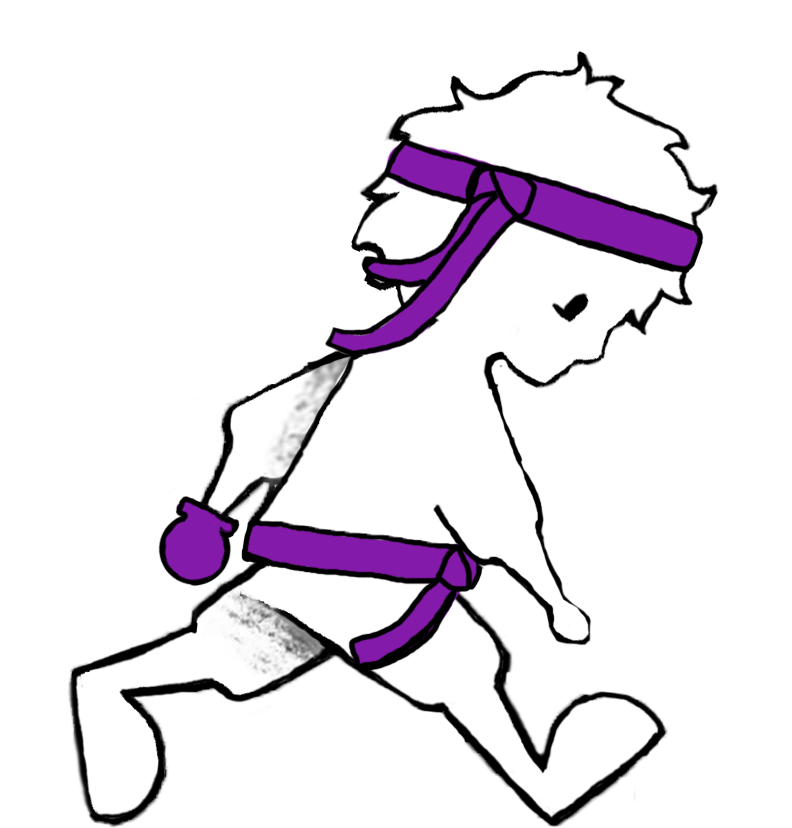
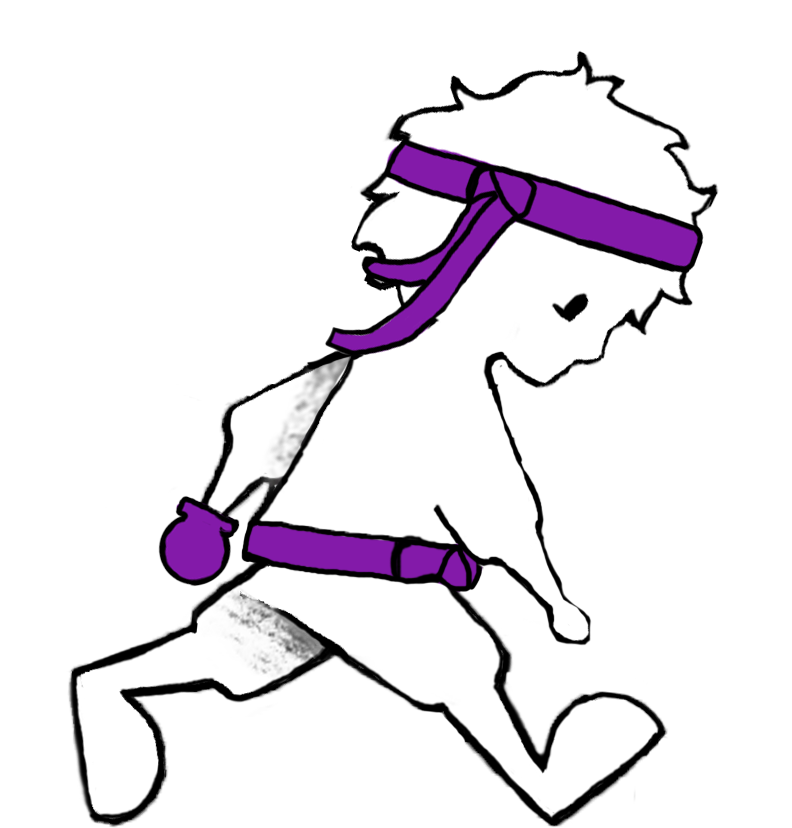
Comparing the layer stacks of the two 792×828 images. Changes:
painted on "Layer 3" over [342, 534, 476, 692]
